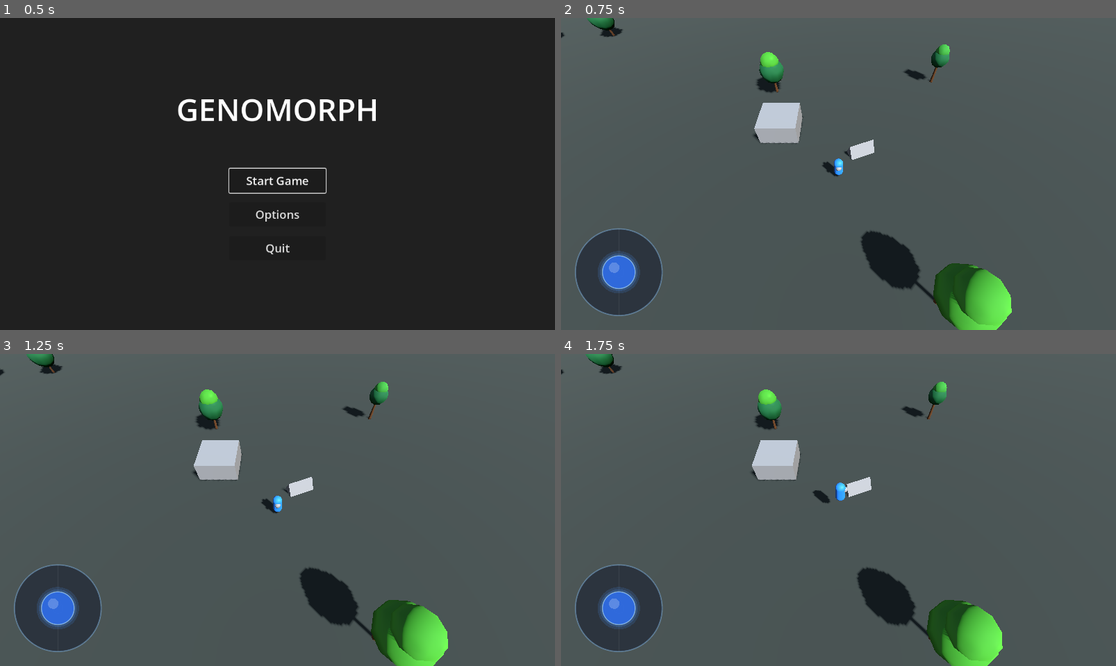
Above: before the commit, frames 1-4 (two rows, left to right).
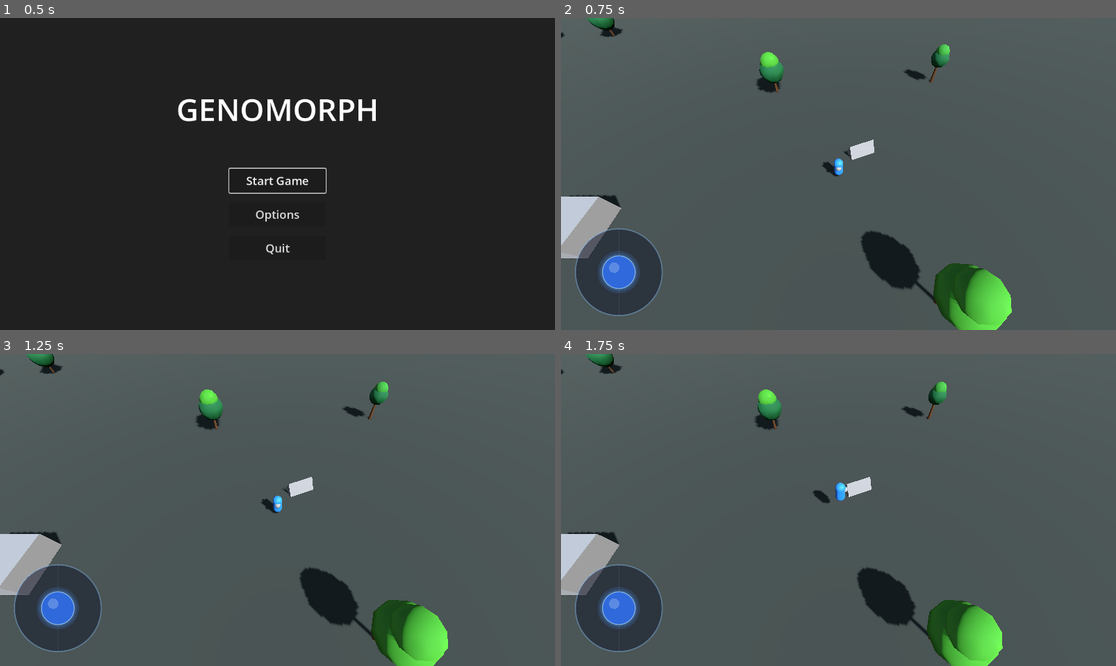
Above: after the commit, the same moments.

Repository: TradsKraken/GENOMORPH-
Game: Godot game, scene res://main_menu.tscn
Two runs of this game, one before a commit and one after it. Both use one fixed random seed, a clock stepped at 60 frames per second and the inputs below.
Inputs (mouse positions are in pixels of both pictures, inside the frame that each line leads up to):
- Up to frame 1 (0.5 s): no input
- Up to frame 2 (0.75 s): click "Start Game" at 0.5 s
- Up to frame 3 (1.25 s): no input
- Up to frame 4 (1.75 s): tap Enter (ui_accept) at 1.25, 1.52 s; move the mouse to (960, 494) at 1.27 s; hold Right (ui_right) from 1.28 s (still down); click (960, 494) at 1.42 s

Frame 1 is identical in both runs. In frame 2, 2.7% of the frame differs, in the area x 0-44%, y 27-78%; in frame 3, 2.7%; in frame 4, 2.6%.

Commit message:
move the box

Diff:
--- a/node_3d.tscn
+++ b/node_3d.tscn
@@ -1730,7 +1730,7 @@
 surface_material_override/0 = SubResource("GroundMat")
 
 [node name="MeshInstance3D" type="MeshInstance3D" parent="Ground/MeshInstance3D" unique_id=1036277206]
-transform = Transform3D(1, 0, 0, 0, 1, 0, 0, 0, 1, -1.548387, 0, -1.6221825)
+transform = Transform3D(1, 0, 0, 0, 1, 0, 0, 0, 1, -5.053616, 0, 1.2490333)
 mesh = SubResource("BoxMesh_qwc0f")
 
 [node name="CollisionShape3D" type="CollisionShape3D" parent="Ground" unique_id=36256288]
--- a/project.godot
+++ b/project.godot
@@ -12,7 +12,7 @@
 
 config/name="Controls"
 run/main_scene="res://main_menu.tscn"
-config/features=PackedStringArray("4.6", "Mobile")
+config/features=PackedStringArray("4.7", "Mobile")
 config/icon="res://icon.svg"
 
 [input_devices]
